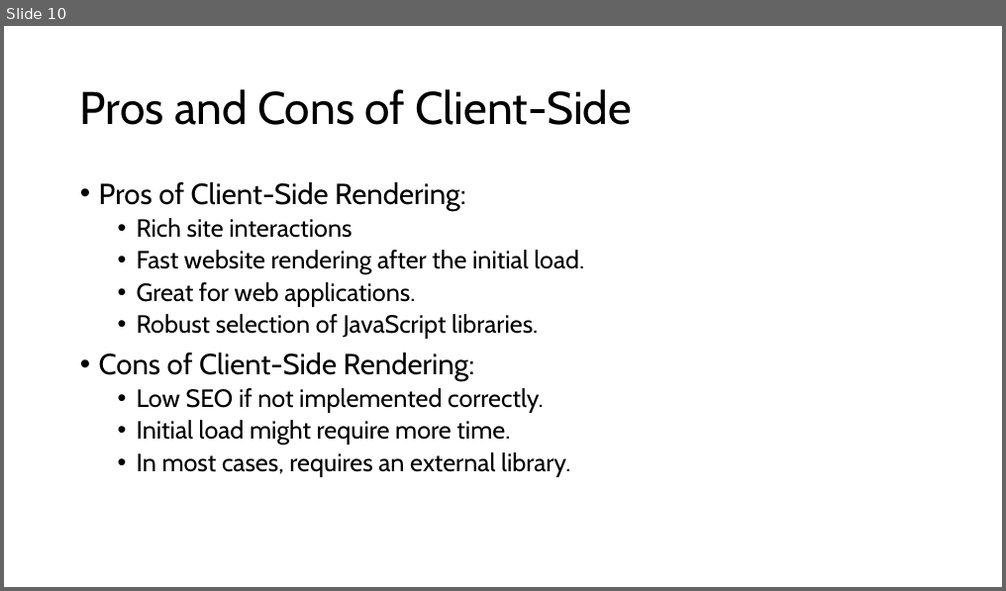
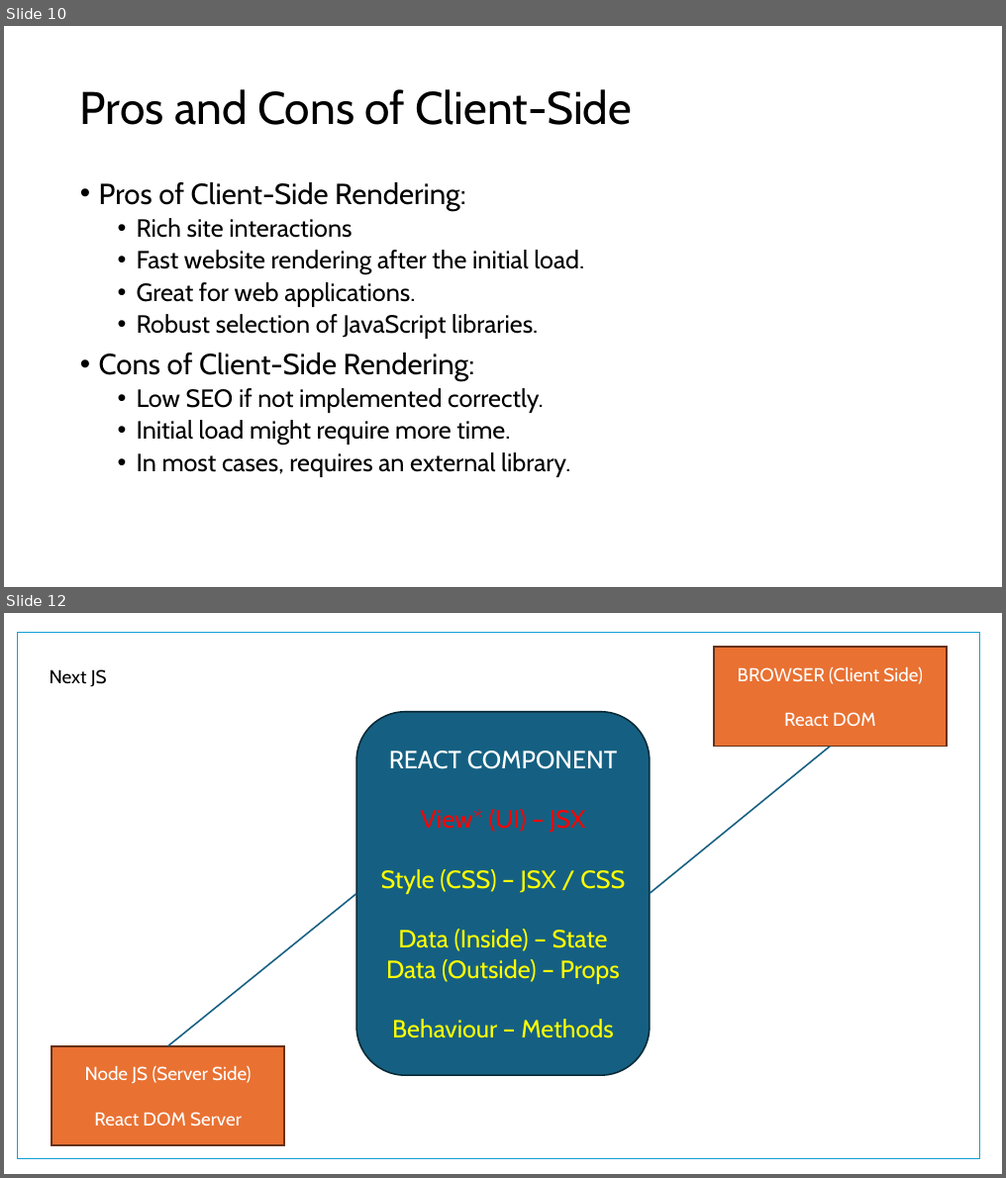
Before and after one commit to synechron-data/2025_Mar_NextJS, a slide deck: Notes/Presentation.pptx. Shown one above the other, each under a label of ours: slide 10 before the commit, slides 10 and 12 after it; the slides between them are not shown. The pictures are 1006x591 and 1006x1178 pixels, drawn with LibreOffice and Linux fonts; fonts in the diff are those of the drawing. Boxes give left, top, right and bottom in pixels: in the first picture for what was removed or moved away, otherwise in the second. Text is boxed around its words. In the diff, an @@ line names an element or a change of style, - is before the commit and + after.

```diff
--- a/Notes/Presentation.pptx
+++ b/Notes/Presentation.pptx
@@ slide 12 added at <box>4,613,1002,1174</box>, background #FFFFFF @@
@@ rectangle added at <box>18,633,979,1158</box>, outline #0F9ED5 0.75 pt @@
@@ text added at <box>50,669,107,687</box>, 18 pt, text #000000 @@
+Next JS
@@ rectangle added at <box>714,647,946,747</box>, fill #E97132, outline #663216 1.5 pt, 18 pt, text #FFFFFF @@
+BROWSER (Client Side)
+React DOM
@@ rounded rectangle added at <box>356,712,649,1075</box>, fill #156082, outline #092A39 1.5 pt, 24 pt, text #FFFF00 @@
+REACT COMPONENT
+View* (UI) – JSX
+Style (CSS) – JSX / CSS
+Data (Inside) – State
+Data (Outside) – Props
+Behaviour – Methods
@@ line added from (649, 894) to (831, 747), #156082 1.5 pt @@
@@ line added from (356, 894) to (168, 1047), #156082 1.5 pt @@
@@ rectangle added at <box>52,1047,285,1146</box>, fill #E97132, outline #663216 1.5 pt, 18 pt, text #FFFFFF @@
+Node JS (Server Side)
+React DOM Server
```
Also in this commit, not shown: 1 slide changed, 3 other slides added, 31 other files.
